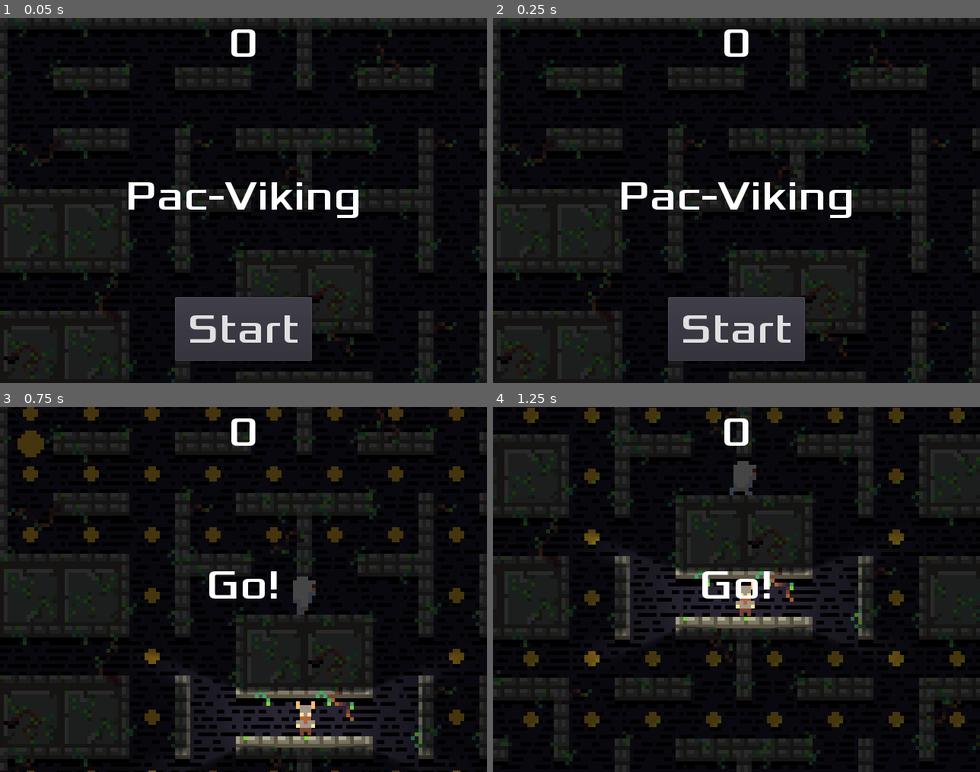
Above: before the commit, frames 1-4 (two rows, left to right).
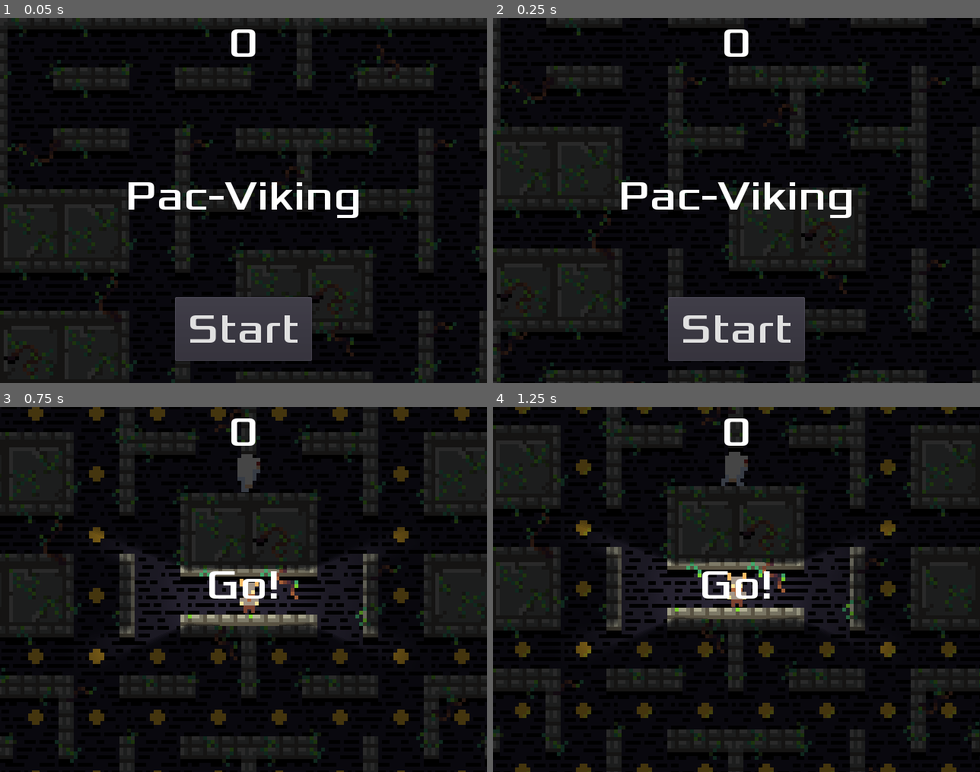
Above: after the commit, the same moments.

Repository: mattdibi/pac-viking
Game: Godot game, scene res://Main.tscn
Two runs of this game, one before a commit and one after it. Both use one fixed random seed, a clock stepped at 60 frames per second and the inputs below.
Inputs:
- Up to frame 1 (0.05 s): no input
- Up to frame 2 (0.25 s): no input
- Up to frame 3 (0.75 s): click "Start" at 0.5 s
- Up to frame 4 (1.25 s): no input

Frame 1 is identical in both runs. In frame 2, 14% of the frame differs, in the area x 0-100%, y 0-100%; in frame 3, 27%; in frame 4, 22%.

Commit message:
Added stop function for PCs, improved collision hanlding

Diff:
--- a/AkabeiMob.gd
+++ b/AkabeiMob.gd
@@ -3,14 +3,21 @@
 var speed = 300
 onready var player = get_parent().get_node("Player")
 
+signal mob_collision
+
 # Called when the node enters the scene tree for the first time.
 func _ready():
-	hide()
+	stop()
 
 func start(pos):
 	position = pos
 	show()
 	$AnimatedSprite.play()
+	$CollisionShape2D.disabled = false
+
+func stop():
+	hide()
+	$CollisionShape2D.disabled = true
 
 # Called every frame. 'delta' is the elapsed time since the previous frame.
 func _physics_process(_delta):
@@ -36,8 +43,8 @@
 	else:
 		$AnimatedSprite.animation = "idle"
 
-func disable_collision():
-	$CollisionShape2D.disabled = true
-
-func enable_collision():
-	$CollisionShape2D.disabled = false
+	# Check for collisions
+	for i in get_slide_count():
+		var collision = get_slide_collision(i)
+		if collision.collider.is_in_group("player"):
+			emit_signal("mob_collision")
--- a/AkabeiMob.tscn
+++ b/AkabeiMob.tscn
@@ -18,6 +18,11 @@
 
 [sub_resource type="SpriteFrames" id=1]
 animations = [ {
+"frames": [ ExtResource( 4 ), ExtResource( 2 ) ],
+"loop": true,
+"name": "idle",
+"speed": 3.0
+}, {
 "frames": [ ExtResource( 13 ), ExtResource( 14 ), ExtResource( 1 ), ExtResource( 10 ) ],
 "loop": true,
 "name": "walk_right",
@@ -28,11 +33,6 @@
 "name": "walk_back",
 "speed": 5.0
 }, {
-"frames": [ ExtResource( 4 ), ExtResource( 2 ) ],
-"loop": true,
-"name": "idle",
-"speed": 3.0
-}, {
 "frames": [ ExtResource( 5 ), ExtResource( 3 ), ExtResource( 12 ), ExtResource( 11 ) ],
 "loop": true,
 "name": "walk_front",
@@ -42,7 +42,9 @@
 [sub_resource type="RectangleShape2D" id=2]
 extents = Vector2( 29.9808, 50.1077 )
 
-[node name="AkabeiMob" type="KinematicBody2D"]
+[node name="AkabeiMob" type="KinematicBody2D" groups=[
+"mob",
+]]
 script = ExtResource( 15 )
 __meta__ = {
 "_edit_group_": true
--- a/Main.gd
+++ b/Main.gd
@@ -24,15 +24,10 @@
 	[1, 1, 1, 1, 1, 1, 1, 1, 1, 1]
 ]
 
-# Called when the node enters the scene tree for the first time.
+func _ready():
+	$Player.set_position($PlayerStartPosition.position)
+
 func new_game():
-	player_score = 0
-	$HUD.update_score(player_score)
-	$HUD.show_message("Go!")
-
-	$Player.start($PlayerStartPosition.position)
-	$AkabeiMob.start($AkabeiStartPosition.position)
-
 	# Place coins in their positions
 	var std_coin = preload("res://Coin.tscn")
 	for row in range(0, std_coin_pos.size()):
@@ -50,7 +45,21 @@
 		add_child(coin)
 		coin.start(coin_pos)
 
+	# Reset score
+	player_score = 0
+	$HUD.update_score(player_score)
+
+	# Show start message
+	$HUD.show_message("Go!")
+
+	# Enable PC
+	$Player.start($PlayerStartPosition.position)
+	$AkabeiMob.start($AkabeiStartPosition.position)
+
 func game_over():
+	# Remove PC
+	$AkabeiMob.stop()
+	$Player.stop()
 	# Remove not-picked coins
 	for obj in get_children():
 		if obj.is_in_group("coin"):
@@ -64,14 +73,18 @@
 	$HUD.update_score(player_score)
 
 func _on_Player_mob_collision():
+	handle_collision()
+
+func _on_AkabeiMob_mob_collision():
+	handle_collision()
+
+func handle_collision():
 	if($Player.powered_up):
 		# Add +10 to the score
 		player_score += 10
 		$HUD.update_score(player_score)
 		# Hide mob
-		$AkabeiMob.disable_collision()
-		$AkabeiMob.hide()
+		$AkabeiMob.stop()
 		# TODO: Respawn time
 	else:
-		$Player.hide()
 		game_over()
--- a/Main.tscn
+++ b/Main.tscn
@@ -92,6 +92,7 @@
 
 [node name="HUD" parent="." instance=ExtResource( 4 )]
 
+[connection signal="mob_collision" from="AkabeiMob" to="." method="_on_AkabeiMob_mob_collision"]
 [connection signal="mob_collision" from="Player" to="." method="_on_Player_mob_collision"]
 [connection signal="update_score" from="Player" to="." method="_on_Player_update_score"]
 [connection signal="start_game" from="HUD" to="." method="new_game"]
--- a/Player.gd
+++ b/Player.gd
@@ -11,9 +11,21 @@
 
 # Called when the node enters the scene tree for the first time.
 func _ready():
+	screen_size = get_viewport_rect().size
+	stop()
+
+func set_position(pos):
+	position = pos
+
+func start(pos):
+	set_position(pos)
+	show()
+	$AnimatedSprite.play()
+	$CollisionShape2D.disabled = false
+
+func stop():
+	hide()
 	$CollisionShape2D.disabled = true
-	screen_size = get_viewport_rect().size
-	hide()
 
 # Called every frame. 'delta' is the elapsed time since the previous frame.
 func _process(_delta):
@@ -37,7 +49,7 @@
 	velocity = move_and_slide(velocity)
 	for i in get_slide_count():
 		var collision = get_slide_collision(i)
-		if collision.collider.name == "AkabeiMob":
+		if collision.collider.is_in_group("mob"):
 			emit_signal("mob_collision")
 
 	# Screen wrapping
@@ -72,12 +84,6 @@
 		else:
 			$AnimatedSprite.animation = "power_idle"
 
-func start(pos):
-	position = pos
-	show()
-	$AnimatedSprite.play()
-	$CollisionShape2D.disabled = false
-
 func add_coin():
 	emit_signal("update_score")
 
--- a/Player.tscn
+++ b/Player.tscn
@@ -77,7 +77,9 @@
 [sub_resource type="RectangleShape2D" id=2]
 extents = Vector2( 24.9467, 44.6739 )
 
-[node name="Player" type="KinematicBody2D"]
+[node name="Player" type="KinematicBody2D" groups=[
+"player",
+]]
 script = ExtResource( 13 )
 __meta__ = {
 "_edit_group_": true
